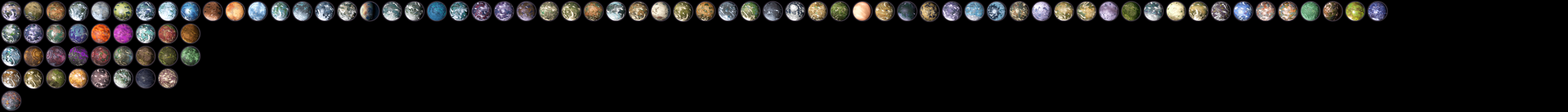
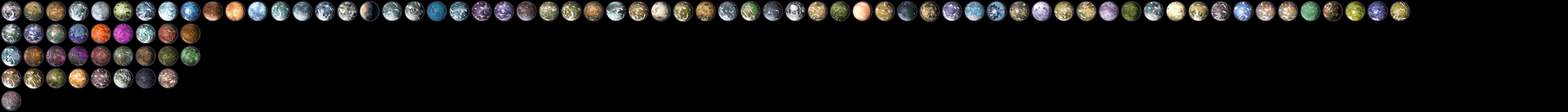
Two versions of the same layered image (1568x112). Layer-by-layer changes:
added layer "Layer 101" above "Layer 98" over box(1390, 1, 1410, 21)
